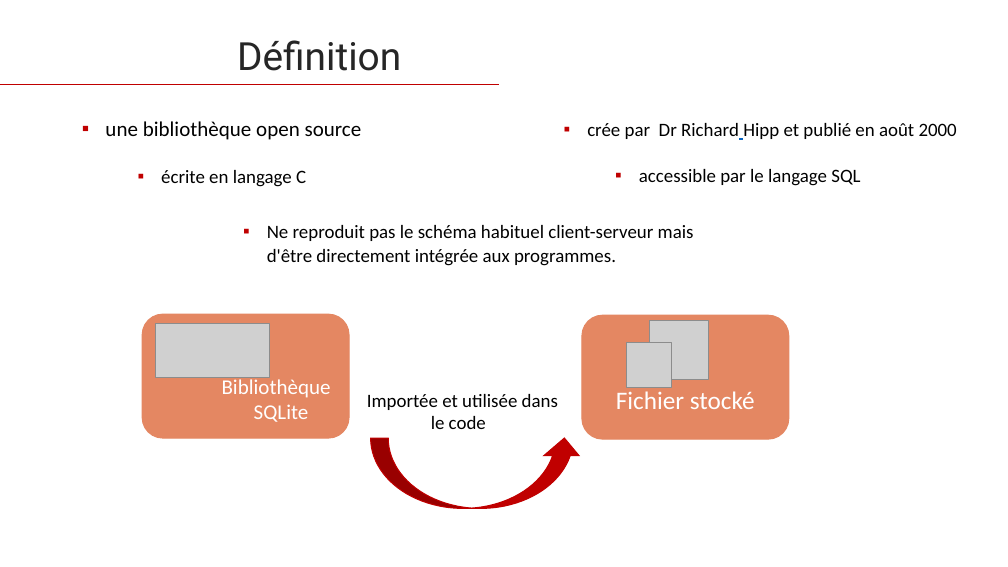
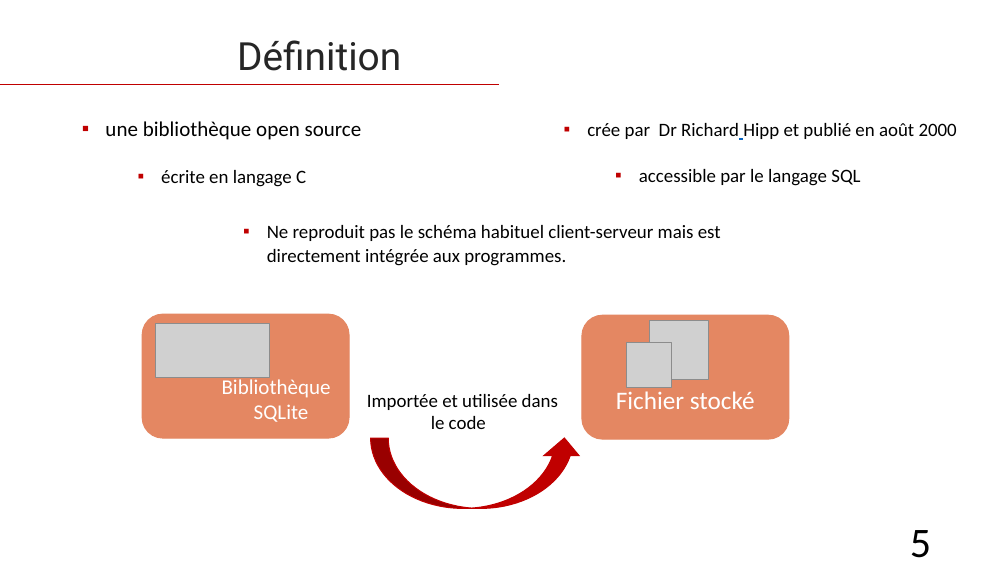
Before and after one commit to HouariZegai/academic-projects, a slide deck: slide 5 of Architecture SGBD/Project/presentation/Presentation-projet-SQLite.pptx. Drawn at 1008x567 pixels with LibreOffice and Linux fonts; fonts in the diff are those of the drawing; grey boxes stand for pictures. Boxes give left, top, right and bottom in pixels: in the first picture for what was removed or moved away, otherwise in the second. Text is boxed around its words. In the diff, an @@ line names an element or a change of style, - is before the commit and + after.

```diff
--- a/Architecture SGBD/Project/presentation/Presentation-projet-SQLite.pptx
+++ b/Architecture SGBD/Project/presentation/Presentation-projet-SQLite.pptx
@@ text at box(267, 225, 721, 266): text changed @@
-▪ Ne reproduit pas le schéma habituel client-serveur mais d'être directement intégrée aux programmes.
+▪ Ne reproduit pas le schéma habituel client-serveur mais est directement intégrée aux programmes.
@@ page number added at box(910, 530, 931, 558), 40 pt, text #000000 @@
+5
```
Also in this commit, not shown: 46 other slides changed, 32 other files.
